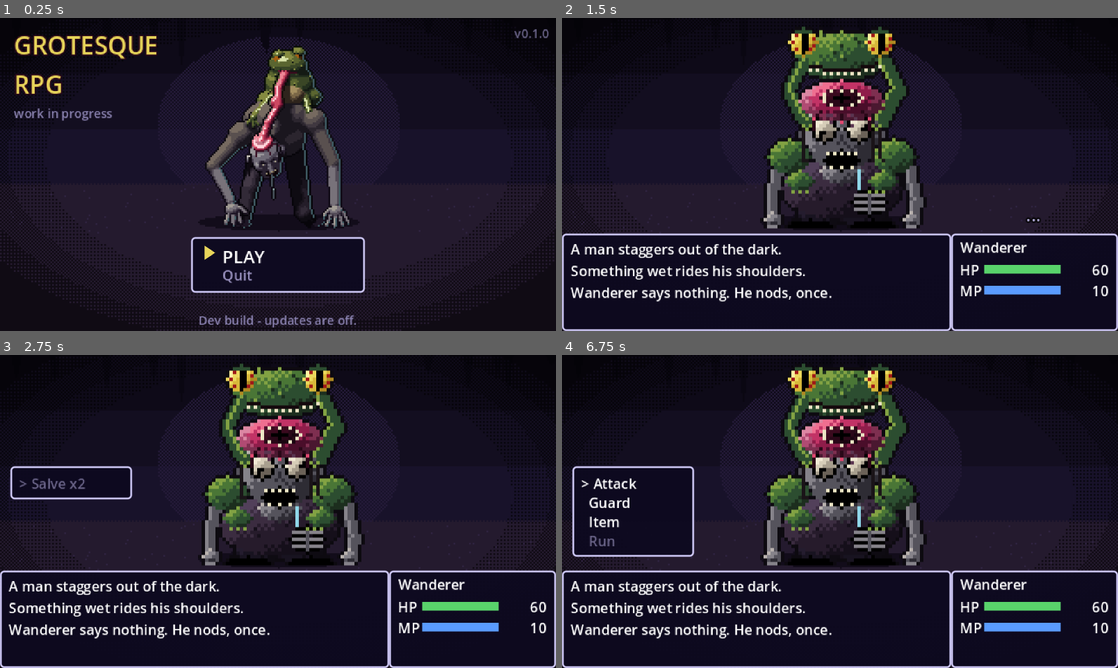
Above: before the commit, frames 1-4 (two rows, left to right).
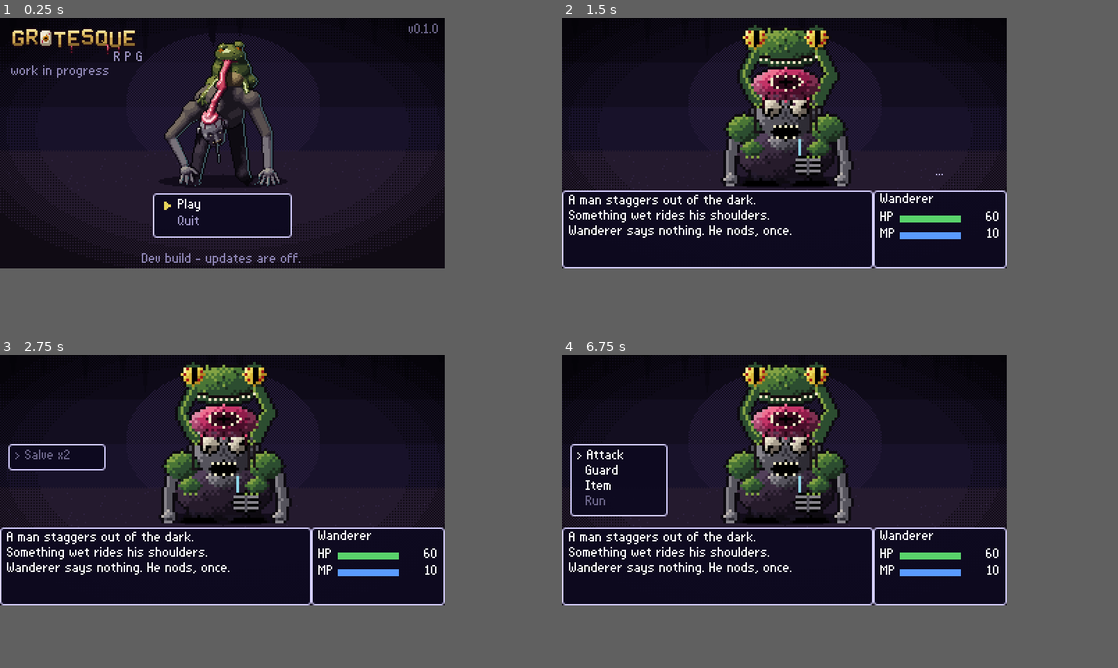
Above: after the commit, the same moments.

Repository: Honeybee5151/grotesque-rpg
Game: Godot game, scene res://boot.tscn
Two runs of this game, one before a commit and one after it. Both use one fixed random seed, a clock stepped at 60 frames per second and the inputs below.
Inputs (mouse positions are in pixels of both pictures, inside the frame that each line leads up to):
- Up to frame 1 (0.25 s): no input
- Up to frame 2 (1.5 s): tap Enter at 0.5 s; move the mouse to (962, 158) at 0.52 s; hold Up 0.53-1.25 s; tap Z at 0.6 s; click (962, 158) at 0.67 s; tap Space at 0.77, 1.25 s; drag from (728, 190) to (812, 237) at 1.27 s
- Up to frame 3 (2.75 s): move the mouse to (333, 442) at 2.02 s; hold Up from 2.03 s (still down); tap Keypad Enter at 2.1 s
- Up to frame 4 (6.75 s): release Up at 2.75 s; tap Enter at 2.75, 4.25, 5.1 s; drag from (812, 574) to (673, 464) at 2.77 s; tap Space at 3.5, 3.77, 5 s; move the mouse to (1006, 558) at 3.52 s; hold Down 3.53-4.25 s; tap M at 3.6 s; drag from (673, 464) to (756, 433) at 4.27 s; move the mouse to (867, 511) at 5.02 s; hold Down 5.03-5.75 s; click (867, 511) at 5.17 s; drag from (756, 433) to (728, 527) at 5.77 s; move the mouse to (962, 495) at 6.52 s; hold Up from 6.53 s (still down); tap X at 6.6 s
The window is 800x450 before the commit and 640x360 after it. Grey fills any space a smaller window leaves; there, only what the larger window draws over its background counts as a difference.

The runs differ from the first frame. In frame 1, 27% of the frame differs, in the area x 0-100%, y 1-100%; in frame 2, 23%; in frame 3, 23%; in frame 4, 24%.

Commit message:
All text on the 320x180 grid in the Grotesk pixel font
- project.godot: stretch mode viewport (was canvas_items; integer scale kept), so text renders on
  the same pixel grid as the art; 2D transforms snap to whole pixels so tweens and shakes don't
  smear; theme.tres is the project theme.
- theme.tres: Grotesk (art/fonts/grotesk.fnt) as the default font at its own size, 10.
- Track art/fonts/*.import: Godot 4.4.1 imports BMFont with scaling_mode=2 (fractional), which drew
  the font 1.6x at the theme's default size 16. Pinned to scaling_mode=0, so any requested size draws
  native and a stray font_size can't smear it. The atlas PNGs are importer="skip" (not shipped).
- Title: the logo is art/ui/logo.png at (8,6); no font_size overrides; the cursor nudges a whole
  pixel; "PLAY" -> "Play" now that every row shares one size.

Co-Authored-By: Claude Opus 5.5 <noreply@anthropic.com>

Diff:
--- a/project.godot
+++ b/project.godot
@@ -13,11 +13,16 @@
 window/size/viewport_height=180
 window/size/window_width_override=1280
 window/size/window_height_override=720
-window/stretch/mode="canvas_items"
+window/stretch/mode="viewport"
 window/stretch/scale_mode="integer"
+
+[gui]
+
+theme/custom="res://theme.tres"
 
 [rendering]
 
+2d/snap/snap_2d_transforms_to_pixel=true
 textures/canvas_textures/default_texture_filter=0
 renderer/rendering_method="gl_compatibility"
 renderer/rendering_method.mobile="gl_compatibility"
--- a/scripts/title.gd
+++ b/scripts/title.gd
@@ -5,6 +5,7 @@
 const Sprites := preload("res://scripts/sprite_factory.gd")
 const Updater := preload("res://scripts/updater.gd")
 const HOST := preload("res://art/monsters/host/normal.png")
+const LOGO := preload("res://art/ui/logo.png")
 
 var items: Array = []        # {label, id}
 var cursor := 0
@@ -18,7 +19,7 @@
 func _ready() -> void:
 	RenderingServer.set_default_clear_color(Color("#07050d"))
 	_build_scene()
-	items = [{"label": "PLAY", "id": "play"}, {"label": "Quit", "id": "quit"}]
+	items = [{"label": "Play", "id": "play"}, {"label": "Quit", "id": "quit"}]
 	_rebuild_menu()
 
 	updater = Updater.new()
@@ -45,13 +46,14 @@
 	host.position = Vector2(160, 63)  # 1x, same spot as in battle (bottom-centre at 160, 122)
 	add_child(host)
 
-	var title := _label(Vector2(8, 6), Vector2(100, 40), 14, Color("#e8d55a"))
-	title.text = "GROTESQUE\nRPG"
-	title.add_theme_color_override("font_outline_color", Color("#2a0818"))
-	title.add_theme_constant_override("outline_size", 3)
-	var sub := _label(Vector2(8, 50), Vector2(100, 12), 7, Color("#8a82b0"))
+	var logo := Sprite2D.new()
+	logo.texture = LOGO
+	logo.centered = false
+	logo.position = Vector2(8, 6)
+	add_child(logo)
+	var sub := _label(Vector2(8, 34), Vector2(100, 10), Color("#8a82b0"))
 	sub.text = "work in progress"
-	_version_label = _label(Vector2(240, 4), Vector2(76, 10), 7, Color("#6a6488"))
+	_version_label = _label(Vector2(240, 4), Vector2(76, 10), Color("#6a6488"))
 	_version_label.horizontal_alignment = HORIZONTAL_ALIGNMENT_RIGHT
 
 	panel = Panel.new()
@@ -71,18 +73,18 @@
 	arrow.color = Color("#e8d55a")
 	panel.add_child(arrow)
 	var tw := create_tween().set_loops()
-	tw.tween_property(arrow, "offset:x", 1.5, 0.45)
+	tw.tween_property(arrow, "offset:x", 1.0, 0.45)
 	tw.tween_property(arrow, "offset:x", 0.0, 0.45)
 
-	status_label = _label(Vector2(0, 169), Vector2(320, 10), 7, Color("#8a82b0"))
+	status_label = _label(Vector2(0, 169), Vector2(320, 10), Color("#8a82b0"))
 	status_label.horizontal_alignment = HORIZONTAL_ALIGNMENT_CENTER
 
 
-func _label(pos: Vector2, sz: Vector2, font_size: int, col: Color) -> Label:
+# Text uses the theme's pixel font at its own size (theme.tres); never override font_size.
+func _label(pos: Vector2, sz: Vector2, col: Color) -> Label:
 	var l := Label.new()
 	l.position = pos
 	l.size = sz
-	l.add_theme_font_size_override("font_size", font_size)
 	l.add_theme_color_override("font_color", col)
 	l.mouse_filter = Control.MOUSE_FILTER_IGNORE
 	add_child(l)
@@ -99,7 +101,6 @@
 		r.text = items[i]["label"]
 		r.position = Vector2(18, 4 + i * 12)
 		r.size = Vector2(78, 12)
-		r.add_theme_font_size_override("font_size", 10 if i == 0 else 8)
 		r.mouse_filter = Control.MOUSE_FILTER_STOP
 		r.mouse_entered.connect(_set_cursor.bind(i))
 		r.gui_input.connect(_on_row_gui.bind(i))
--- /dev/null
+++ b/theme.tres
@@ -0,0 +1,7 @@
+[gd_resource type="Theme" load_steps=2 format=3]
+
+[ext_resource type="FontFile" uid="uid://d2l5it0hakp5p" path="res://art/fonts/grotesk.fnt" id="1_grotesk"]
+
+[resource]
+default_font = ExtResource("1_grotesk")
+default_font_size = 10
Not shown, added: art/fonts/grotesk.fnt.import
Not shown, added: art/fonts/grotesk.png.import
Not shown, added: art/fonts/grotesk_digits.fnt.import
Not shown, added: art/fonts/grotesk_digits.png.import
Not shown, changed: .gitignore
